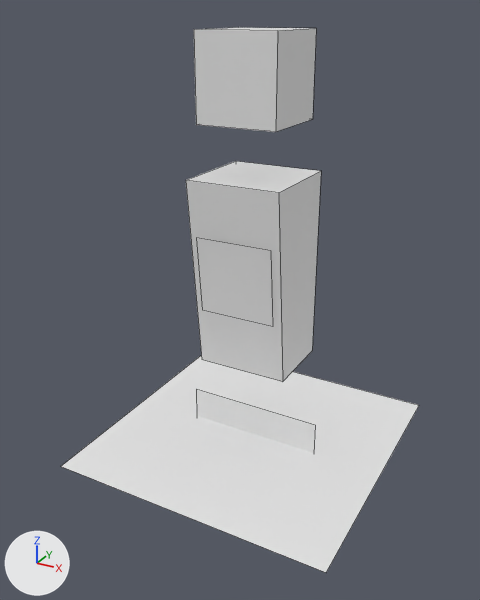
Before and after pictures for a commit that changed the Blender file media/npc/cuboid-man.blend.
Camera for both pictures: a camera (50 mm lens) standing at (1.46, -2.81, 2.21) and looking at (-0.04, -0.08, 0.85). Arrows for +X, +Y and +Z are at lower left; the lights stay in place. Mesh edges are drawn as thin lines.

Before the edit, the objects in view are built like this:
```python
me_cube_003 = bpy.data.meshes.new('Cube.003')
me_cube_003.from_pydata(...)  # 32 vertices, 16 faces; spans x -0.75..0.75, y -0.75..0.75, z -0.19..2.13
me_cube_003.materials.append(mat_cuboid_man_material)  # its picture is missing
ob_cuboid_man_mesh = bpy.data.objects.new('cuboid-man-mesh', me_cube_003)
ob_cuboid_man_mesh.location = (0.0, 0.0, 0.0)
ob_cuboid_man_mesh.visible_shadow = False
```
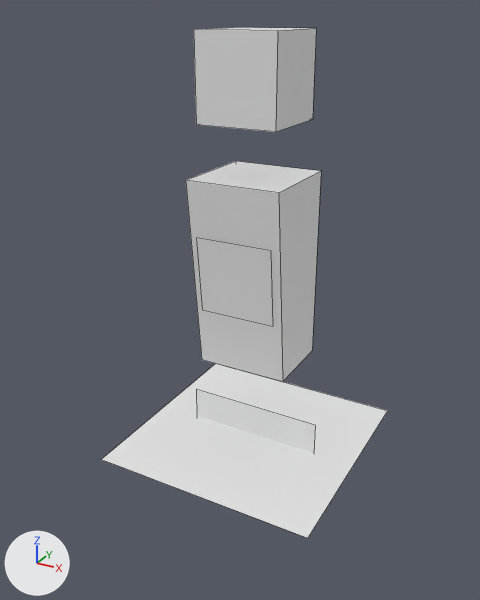
Pixel boxes (x1, y1, x2, y2) of what changed, in the pictures (480 x 600 px; the box of a moved part takes in the faces that stretch with it):
'cuboid-man-mesh', reshaped (20% narrower, 6% shorter): before (61, 27, 419, 573); after (102, 27, 388, 538)
part 1 of me_cube_003, moved or reshaped: before (61, 356, 419, 573); after (102, 364, 388, 538)

Patch to the scene script:
```diff
--- a/media/npc/cuboid-man.blend.py
+++ b/media/npc/cuboid-man.blend.py
@@ me_cube_003 @@
 me_cube_003.from_pydata(...)  # 32 vertices, 16 faces; spans x -0.75..0.75, y -0.75..0.75, z -0.19..2.13
 # used by ob_cuboid_man_mesh; location = (0.0, 0.0, 0.0)
-me_cube_003.vertices[20].co = (-0.75, -0.75, 0.0)  # pixel (60, 466)
-me_cube_003.vertices[21].co = (0.75, -0.75, 0.0)  # pixel (326, 572)
-me_cube_003.vertices[22].co = (-0.75, 0.75, 0.0)
-me_cube_003.vertices[23].co = (0.75, 0.75, 0.0)  # pixel (419, 405)
+# me_cube_003 part 1
+me_cube_003.vertices[20].co = (-0.6, -0.6, 0.0)  # pixel (101, 459)
+me_cube_003.vertices[21].co = (0.6, -0.6, 0.0)  # pixel (307, 538)
+me_cube_003.vertices[22].co = (-0.6, 0.6, 0.0)  # pixel (215, 363)
+me_cube_003.vertices[23].co = (0.6, 0.6, 0.0)  # pixel (387, 410)
 me_cube_003.materials.append(mat_cuboid_man_material)
```
